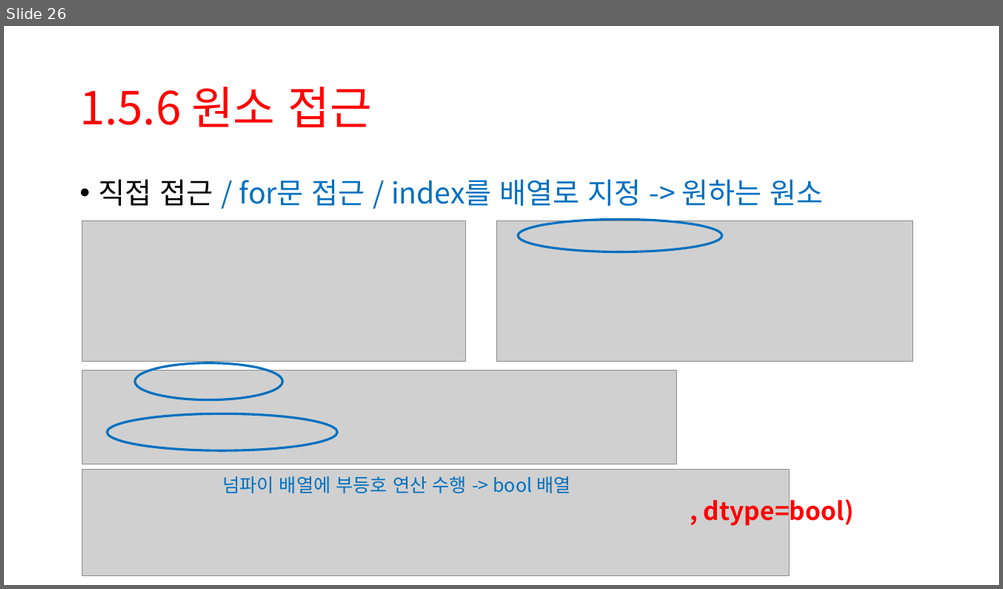
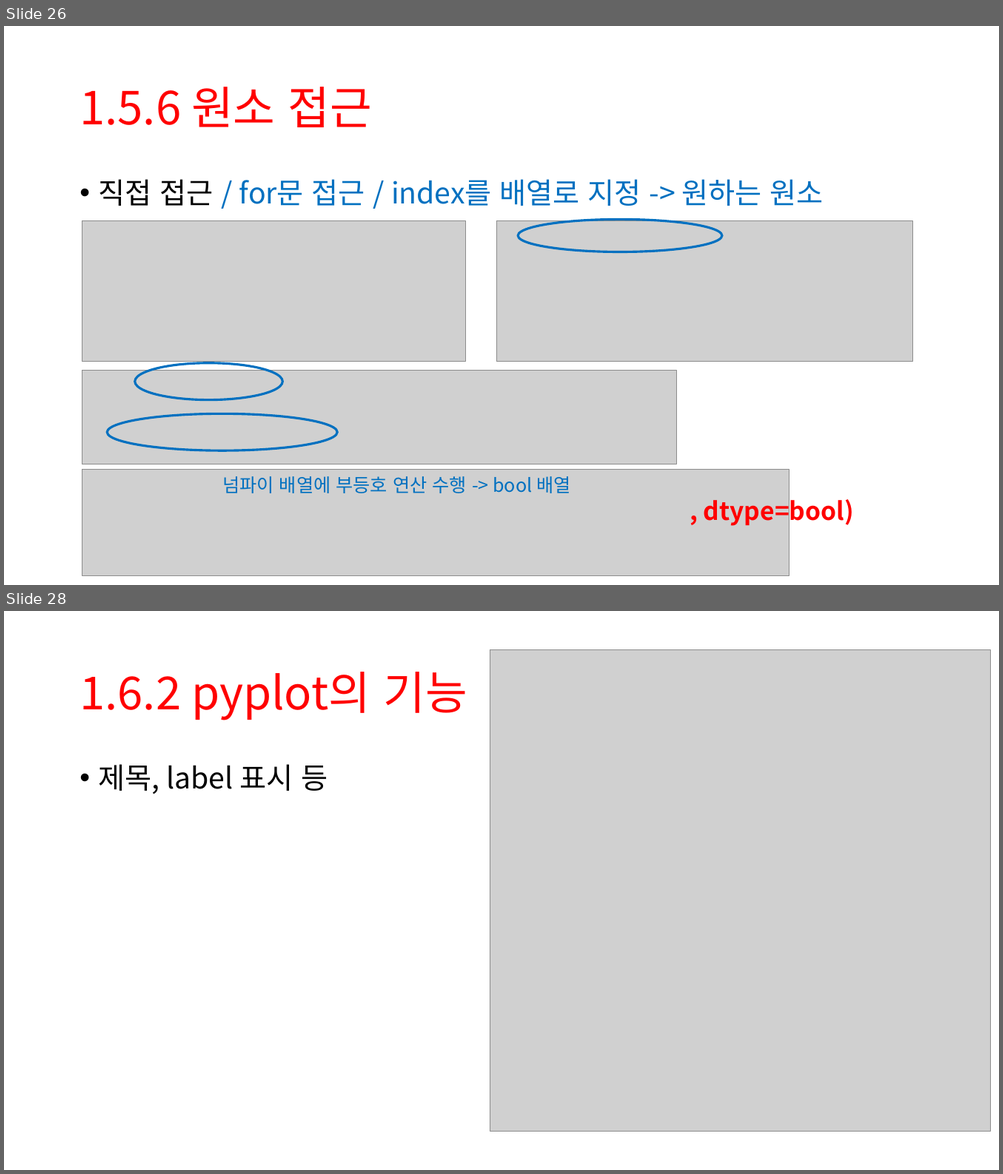
Before and after one commit to UIJIh/2024, a slide deck: DeepLearningFromScratch/ch01/dlfs_ch01.pptx. Shown one above the other, each under a label of ours: slide 26 before the commit, slides 26 and 28 after it; the slides between them are not shown. The pictures are 1003x589 and 1003x1174 pixels, drawn with LibreOffice and Linux fonts; fonts in the diff are those of the drawing; grey boxes stand for pictures. Boxes give left, top, right and bottom in pixels: in the first picture for what was removed or moved away, otherwise in the second. Text is boxed around its words. In the diff, an @@ line names an element or a change of style, - is before the commit and + after.

```diff
--- a/DeepLearningFromScratch/ch01/dlfs_ch01.pptx
+++ b/DeepLearningFromScratch/ch01/dlfs_ch01.pptx
@@ slide 28 added at (4,611,999,1170), background #FFFFFF @@
@@ picture added at (489,650,990,1132) @@
@@ title added at (79,672,466,721), 44 pt, text #FF0000 @@
+1.6.2 pyplot의 기능
@@ text added at (99,764,327,794), 28 pt, text #000000 @@
+• 제목, label 표시 등
```
Also in this commit, not shown: 1 slide changed, 4 other slides added, 1 slide removed, 5 other files.
